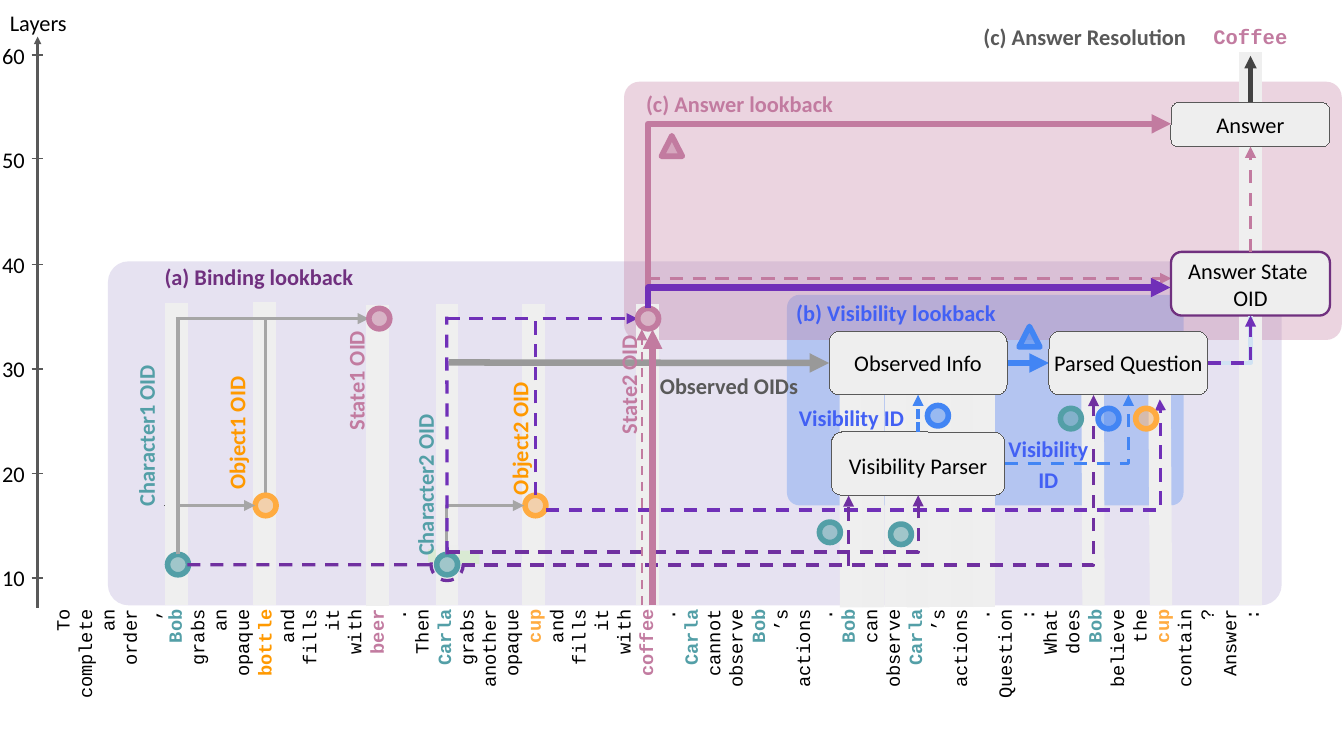
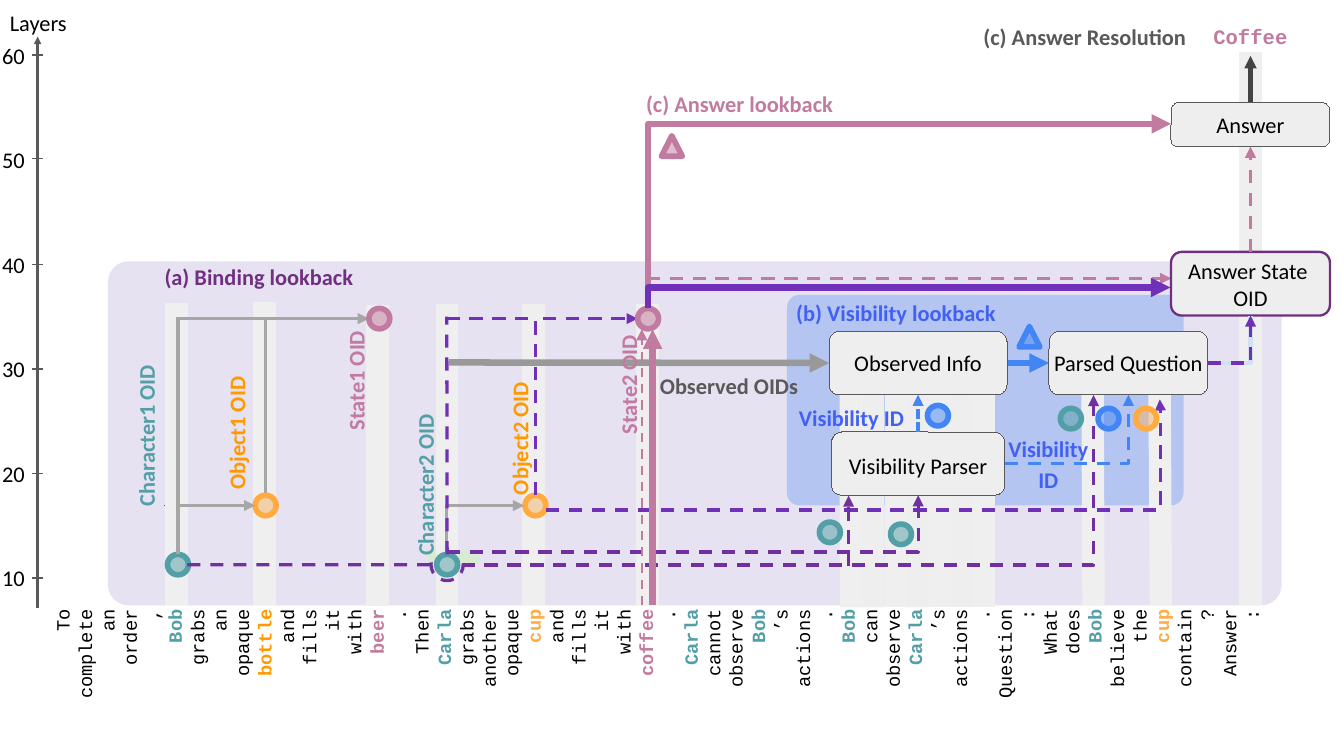
Before and after one commit to umango101/belief_tracking, a slide deck: slide 9 of plots/causal_model/High Level Causal Model.pptx (slide 6 before the commit). Drawn at 1344x756 pixels with LibreOffice and Linux fonts; fonts in the diff are those of the drawing. Boxes give left, top, right and bottom in pixels: in the first picture for what was removed or moved away, otherwise in the second. Text is boxed around its words. In the diff, an @@ line names an element or a change of style, - is before the commit and + after.

```diff
--- a/plots/causal_model/High Level Causal Model.pptx
+++ b/plots/causal_model/High Level Causal Model.pptx
@@ rounded rectangle removed at <box>624,82,1341,340</box> @@
```
Also in this commit, not shown: 2 other slides changed, 3 slides added.
